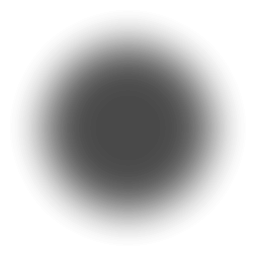
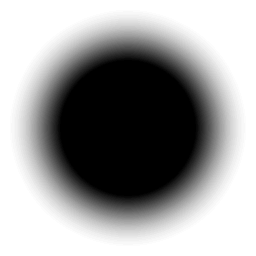
Layer changes from the first w=256, h=256 image to the second:
pixels changed over [left=11, top=11, right=245, bottom=245] (layer not identified)
